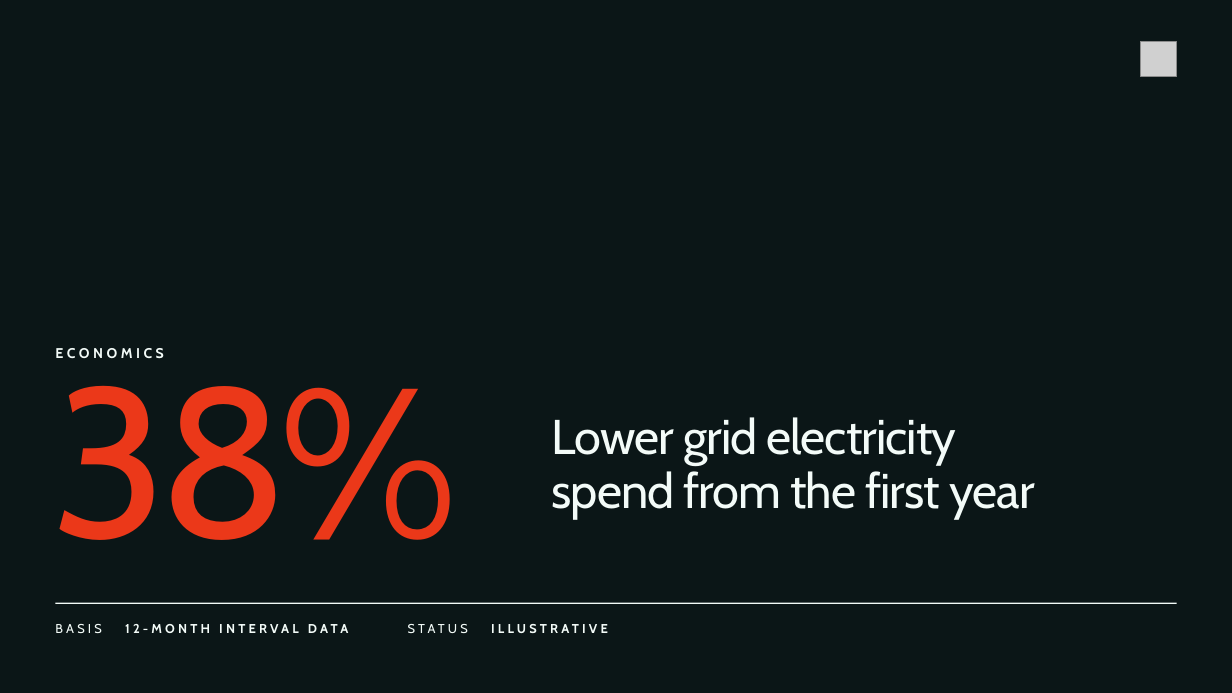
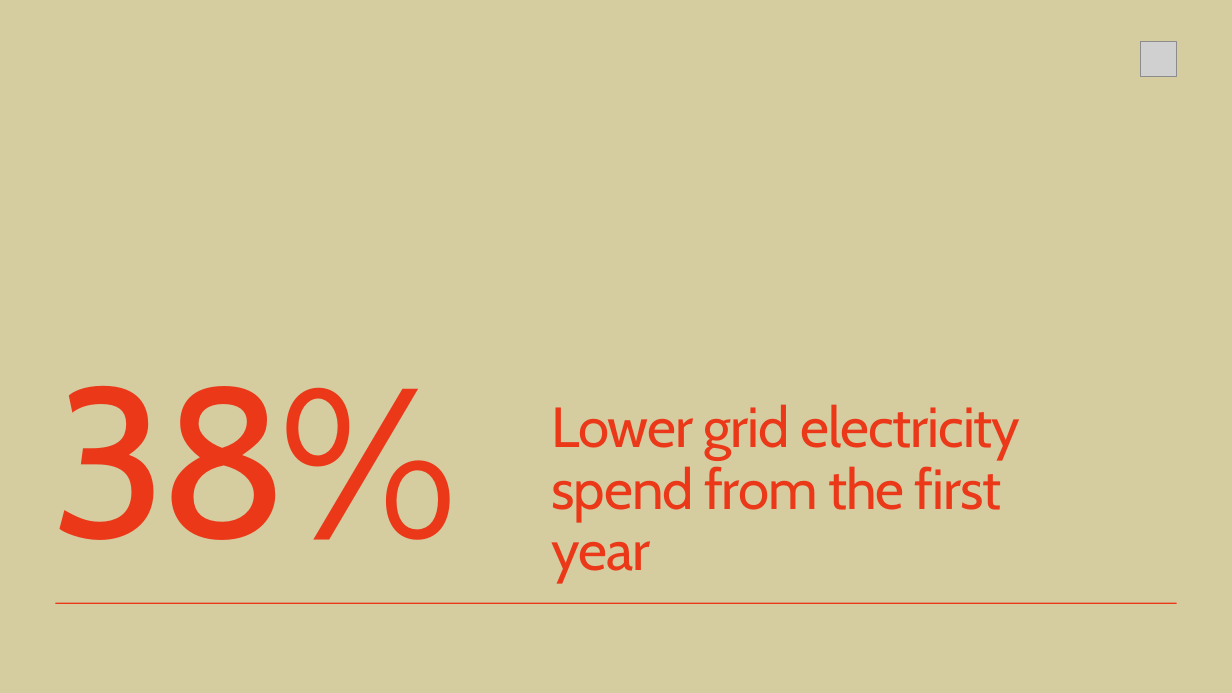
Before and after one commit to sfield079/ocean-brand-system, a slide deck: slide 4 of output/pptx/ocean-deck-recipe-5.pptx. Drawn at 1232x693 pixels with LibreOffice and Linux fonts; fonts in the diff are those of the drawing; grey boxes stand for pictures; background and template pictures are left out. Boxes give left, top, right and bottom in pixels: in the first picture for what was removed or moved away, otherwise in the second. Text is boxed around its words. In the diff, an @@ line names an element or a change of style, - is before the commit and + after.

Commit message:
Combined notices, image SOP with environments, pairing tiers and priority pairings
- Footers show classification and status together (Confidential · Draft · Do not use) on decks, proposals, reports and every contract page; per-slide stricter status
- Environment backgrounds can use any Part 6 photo source (Ocean project, stock, AI); dividers accept project photos
- Pairing tiers (text, large, display, tonal) enforced; usage map for all 30 pairings in tokens and decisions.md Part 12
- Olive + Honeydew, Sage + Sprig and Sprig + Crimson placed in the recipes and catalog; pull-quote layout; soft environment maps for display pairings

```diff
--- a/output/pptx/ocean-deck-recipe-5.pptx
+++ b/output/pptx/ocean-deck-recipe-5.pptx
@@ background picture (left out) to #D5CCA0 @@
@@ text removed at bbox=[55, 348, 164, 358] @@
-ECONOMICS
@@ text at bbox=[552, 404, 1021, 460]: size 38 to 44 pt, text colour #F3FBF8 to #EB3819, letter spacing -0.8 to -0.9 pt in "Lower grid electricity"; line spacing 42pt to 48pt @@
@@ text "Lower grid electricity": place and size @@
-text "Lower grid electricity" at bbox=[552, 417, 1034, 519]
+text "Lower grid electricity" at bbox=[552, 404, 1021, 583]
@@ text at bbox=[552, 466, 1002, 583]: text changed; size 38 to 44 pt; text colour #F3FBF8 to #EB3819 @@
-spend from the first year
+spend from the first
+year
@@ line (55, 604) - (1177, 604): stroke #F3FBF8 1 pt to #EB3819 1 pt @@
@@ text removed at bbox=[55, 624, 102, 633] @@
-BASIS
@@ text removed at bbox=[125, 624, 348, 633] @@
-12-MONTH INTERVAL DATA
@@ text removed at bbox=[408, 624, 468, 633] @@
-STATUS
@@ text removed at bbox=[491, 624, 608, 633] @@
-ILLUSTRATIVE
```
Also in this commit, not shown: 3 other slides changed, 50 other files.
